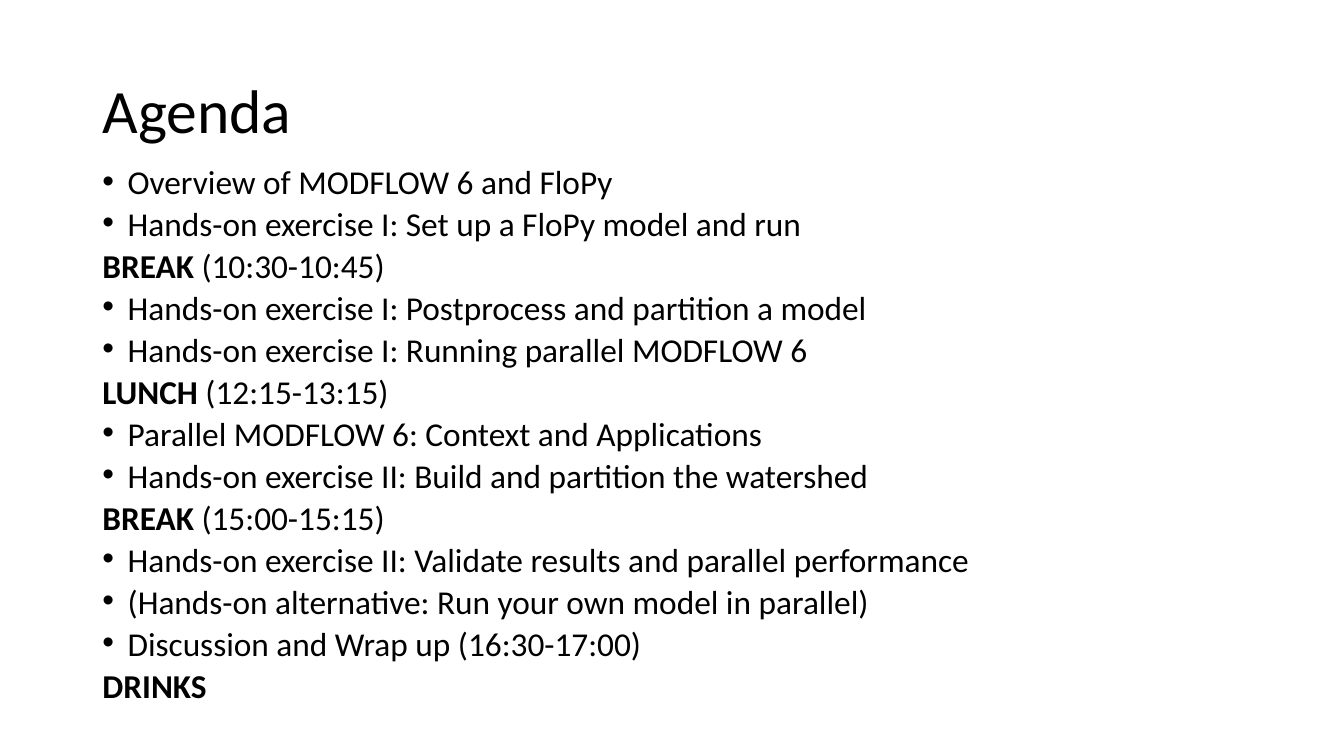
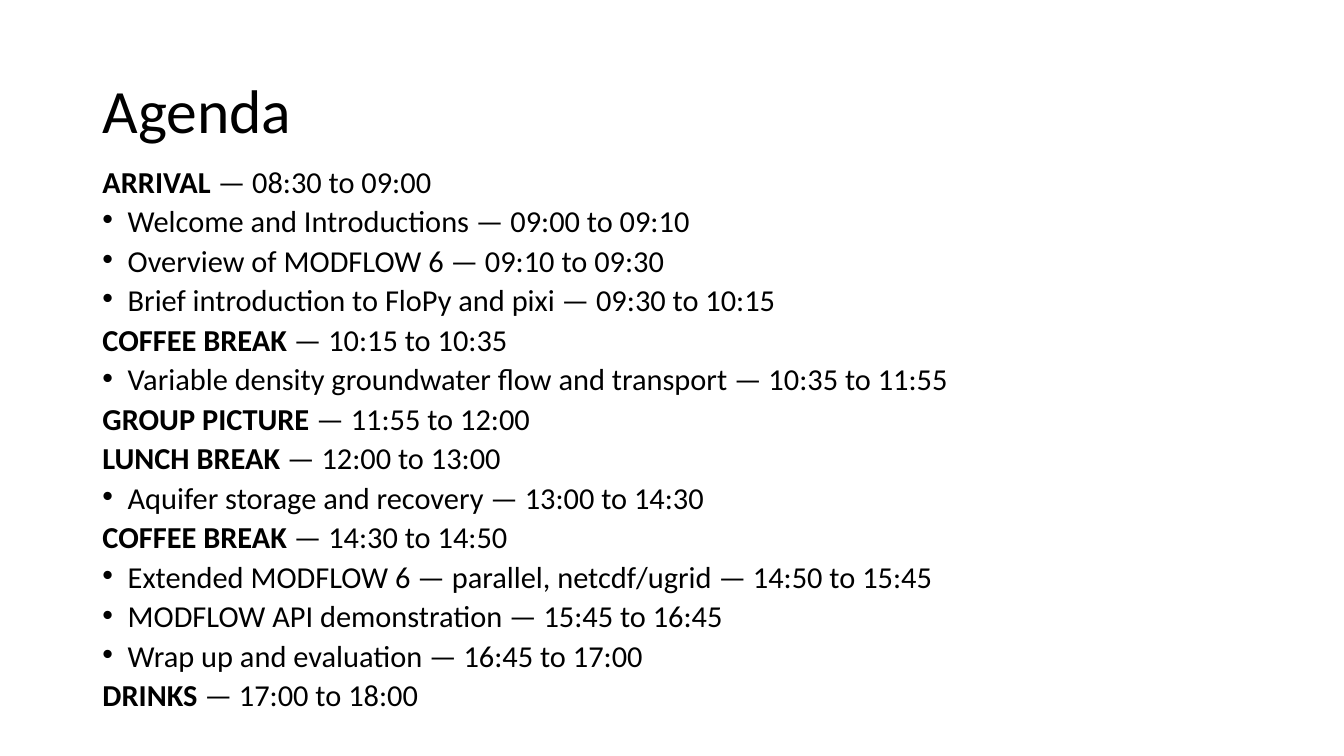
Before and after one commit to martclanor/modflow-dsd24, a slide deck: slide 7 of presentations/0-Welcome.pptx. Drawn at 1344x756 pixels with LibreOffice and Linux fonts; fonts in the diff are those of the drawing. Boxes give left, top, right and bottom in pixels: in the first picture for what was removed or moved away, otherwise in the second. Text is boxed around its words. In the diff, an @@ line names an element or a change of style, - is before the commit and + after.

```diff
--- a/presentations/0-Welcome.pptx
+++ b/presentations/0-Welcome.pptx
@@ text at [102,172,948,707]: text changed; size 23.8 to 21.7 pt @@
-• Overview of MODFLOW 6 and FloPy
-• Hands-on exercise I: Set up a FloPy model and run
-BREAK (10:30-10:45)
-• Hands-on exercise I: Postprocess and partition a model
-• Hands-on exercise I: Running parallel MODFLOW 6
-LUNCH (12:15-13:15)
-• Parallel MODFLOW 6: Context and Applications
-• Hands-on exercise II: Build and partition the watershed
-BREAK (15:00-15:15)
-• Hands-on exercise II: Validate results and parallel performance
-• (Hands-on alternative: Run your own model in parallel)
-• Discussion and Wrap up (16:30-17:00)
-DRINKS
+ARRIVAL — 08:30 to 09:00
+• Welcome and Introductions — 09:00 to 09:10
+• Overview of MODFLOW 6 — 09:10 to 09:30
+• Brief introduction to FloPy and pixi — 09:30 to 10:15
+COFFEE BREAK — 10:15 to 10:35
+• Variable density groundwater flow and transport — 10:35 to 11:55
+GROUP PICTURE — 11:55 to 12:00
+LUNCH BREAK — 12:00 to 13:00
+• Aquifer storage and recovery — 13:00 to 14:30
+COFFEE BREAK — 14:30 to 14:50
+• Extended MODFLOW 6 — parallel, netcdf/ugrid — 14:50 to 15:45
+• MODFLOW API demonstration — 15:45 to 16:45
+• Wrap up and evaluation — 16:45 to 17:00
+DRINKS — 17:00 to 18:00
```
Also in this commit, not shown: 2 other slides changed, 1 slide added, 1 slide removed, 3 other files.
